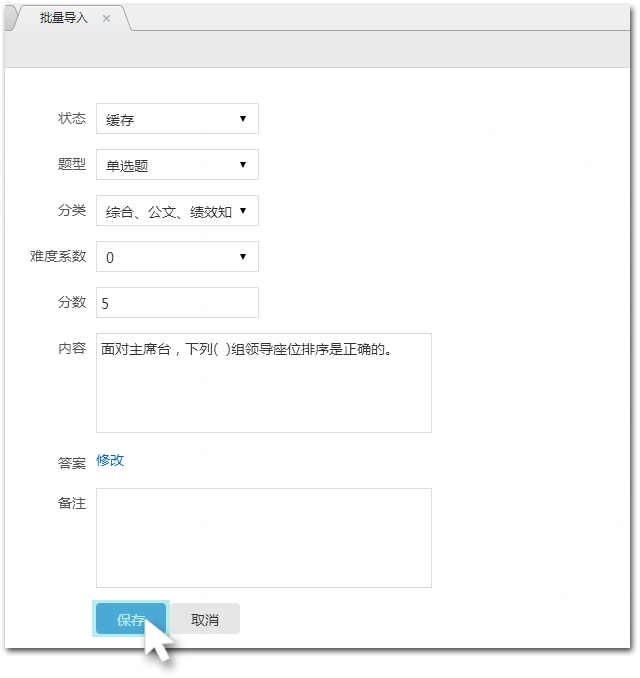
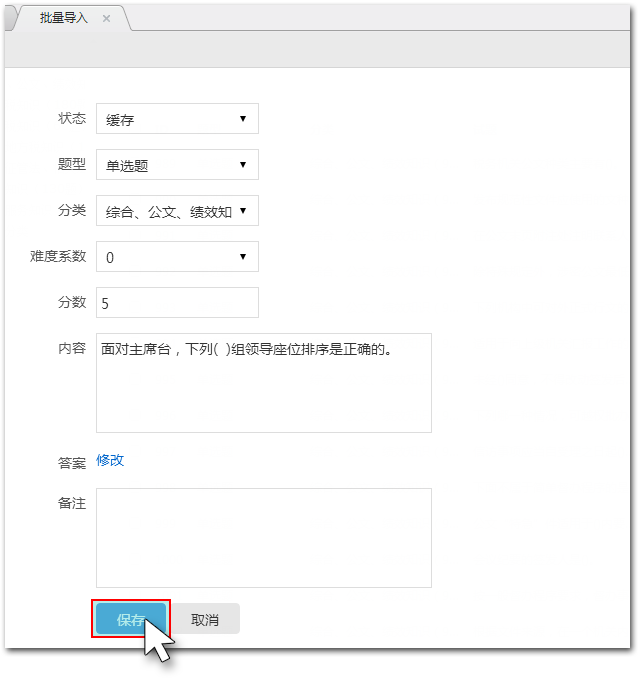
The second 640 × 678 image is a revision of the first. Changes to its layers:
added layer "图层 10" in group "保存指示层（小）" over [91, 599, 171, 638]
